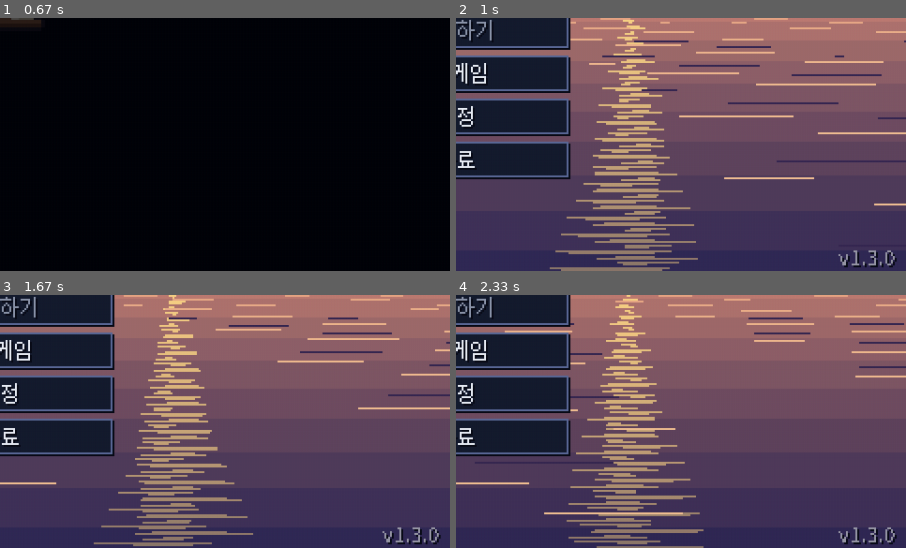
Above: before the commit, frames 1-4 (two rows, left to right).
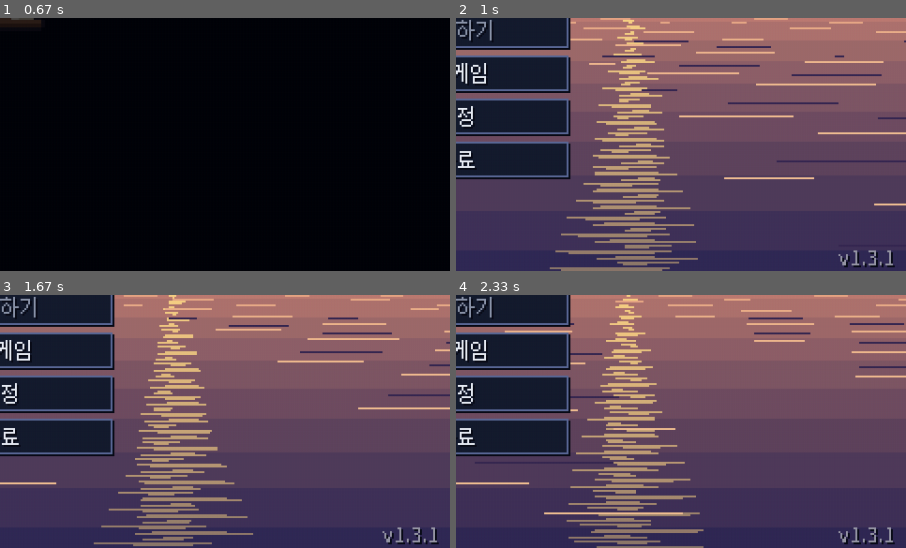
Above: after the commit, the same moments.

Repository: sinsiu60/fishingplanet
Game: pygame game, started from main.py
Two runs of this game, one before a commit and one after it. Both use one fixed random seed, a clock stepped at 60 frames per second and the inputs below.
Inputs:
- Up to frame 1 (0.67 s): type "ann" at 0.33 s
- Up to frame 2 (1 s): tap Enter at 0.67 s; type "a" at 0.88 s
- Up to frame 3 (1.67 s): tap Enter at 1.02 s
- Up to frame 4 (2.33 s): no input
The pictures show only the part of the screen within x 50-100%, y 50-100%; the shares and areas given below are measured in that part.

Frame 1 is identical in both runs. In frame 2, 0.1% of the frame differs, in the area x 95-98%, y 92-99%; in frame 3, 0.1%; in frame 4, 0.1%.

Commit message:
안드로이드 32비트(armeabi-v7a) APK 따로 빌드 — 안드로이드 8 등 32비트 폰 설치, v1.3.1
- build.yml: APK 작업을 아키텍처 2개 행렬로 (한 빌드에 둘을 넣으면 p4a 가 깨져서 따로),
  APK 검사는 그 아키텍처 라이브러리로, 최적화(ldr/str) 검사는 64비트만
- 릴리즈: -android.apk(64비트) + -android-32bit.apk
- minapi 24 그대로 (안드로이드 7.0부터), 진동·컷아웃은 이미 API 26/28 미만에서 대체 동작

Co-Authored-By: Claude Opus 5.5 <noreply@anthropic.com>
Claude-Session: https://claude.ai/code/session_01XkZZxEWm7K26sk4a4EAFMF

Diff:
--- a/src/version.py
+++ b/src/version.py
@@ -1,2 +1,2 @@
 """게임 버전 (릴리즈 태그 v<VERSION>, buildozer.spec version 과 같게)."""
-VERSION = "1.3.0"
+VERSION = "1.3.1"
Not shown, changed: README.md
Not shown, changed: .github/workflows/build.yml
Not shown, changed: RELEASE_NOTES.md
Not shown, changed: buildozer.spec
